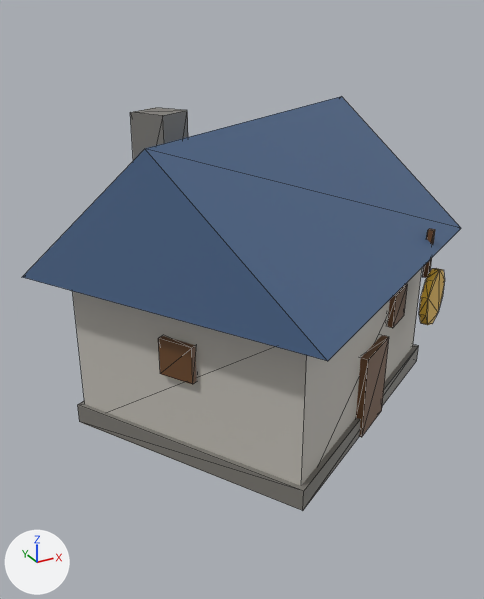
Before and after pictures for a commit that changed the glTF model art/models/building_18.glb.
Both versions are drawn from a 50 mm lens placed at (-0.648, -1.089, 0.768), pointed at (-0.075, -0.048, 0.248). The axes (+X, +Y, +Z) are drawn at lower left. The lights are the same throughout. The first picture is the older version. Mesh edges are drawn as thin lines. Vertices at exactly the same position are counted once.

Objects in the first picture: 'building_18'.
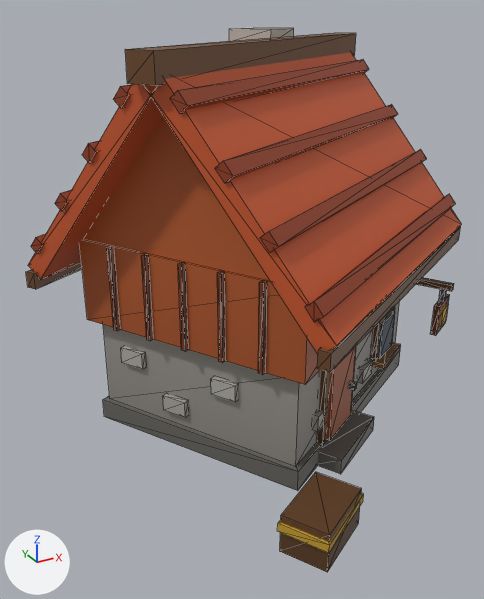
Where the change shows, as pixel boxes (x1, y1, x2, y2) in the pictures (484 x 599 px; the box of a moved part takes in the faces that stretch with it):
'building_18', reshaped (31% taller)
    before: (23, 96, 461, 511)
    after: (26, 27, 461, 572)
part 1 of me_building_18, moved or reshaped
    before: (78, 344, 418, 511)
    after: (103, 301, 400, 467)
part 2 of me_building_18, moved or reshaped (not visible afterwards)
    before: (387, 284, 408, 328)
part 3 of me_building_18, added
    after: (358, 359, 373, 384)
part 4 of me_building_18, moved or reshaped (not visible afterwards)
    before: (422, 229, 435, 278)
part 5 of me_building_18, added (brown)
    after: (258, 280, 266, 375)
part 6 of me_building_18, added (brown)
    after: (217, 271, 225, 363)
part 7 of me_building_18, added (brown)
    after: (178, 262, 188, 351)
part 8 of me_building_18, moved or reshaped
    before: (130, 107, 188, 161)
    after: (141, 254, 153, 341)
part 9 of me_building_18, added (brown)
    after: (107, 247, 120, 331)
part 10 of me_building_18, added
    after: (229, 27, 294, 41)
part 11 of me_building_18, moved or reshaped
    before: (72, 268, 422, 486)
    after: (439, 289, 447, 302)
part 12 of me_building_18, rebuilt
    before: (23, 96, 461, 361)
    after: (28, 84, 163, 279)
part 13 of me_building_18, deleted (brown)
    before: (419, 268, 445, 325)
part 14 of me_building_18, deleted (brown)
    before: (158, 336, 197, 384)
part 15 of me_building_18, reshaped
    before: (356, 335, 389, 437)
    after: (26, 33, 461, 572)

Diff of the bpy script that builds the scene:
```diff
--- a/art/models/building_18.glb.py
+++ b/art/models/building_18.glb.py
@@ me_building_18 @@
-me_building_18.from_pydata(...)  # 82 vertices, 128 faces; spans x -0.453..0.453, y -0.435..0.435, z 0.0..0.6
+me_building_18.from_pydata(...)  # 454 vertices, 680 faces; spans x -0.444..0.444, y -0.499..0.43, z 0.0..0.725
+# me_building_18 part 1: the loose piece of 8 vertices spanning x -0.385..0.385, y -0.367..0.367, z 0.0..0.04 is scaled about its middle by (0.835, 0.838, 4.5), then moved by (0.0, 0.0, 0.11)
+# me_building_18 part 2: the loose piece of 8 vertices spanning x 0.192..0.26, y -0.175..-0.127, z 0.176..0.246 is scaled about its middle by (0.716, 0.725, 0.457), then moved by (-0.018, 0.026, -0.102)
+# me_building_18 part 3: the loose piece of 8 vertices spanning x 0.192..0.26, y -0.175..-0.127, z 0.176..0.246 is copied, and the copy is scaled about its middle by (0.716, 0.725, 0.457), then moved by (-0.076, -0.008, -0.128); it spans x 0.125..0.175, y -0.177..-0.142, z 0.067..0.099
+# me_building_18 part 4: the loose piece of 8 vertices spanning x 0.288..0.304, y -0.161..-0.144, z 0.26..0.36 is scaled about its middle by (0.708, 0.792, 1.6), then moved by (-0.346, -0.146, -0.01)
+# me_building_18 part 5: the loose piece of 8 vertices spanning x 0.288..0.304, y -0.161..-0.144, z 0.26..0.36 is copied, and the copy is scaled about its middle by (0.792, 0.708, 1.6), then moved by (-0.456, -0.117, -0.01); it spans x -0.166..-0.153, y -0.275..-0.263, z 0.22..0.38
+# me_building_18 part 6: the loose piece of 8 vertices spanning x 0.288..0.304, y -0.161..-0.144, z 0.26..0.36 is copied, and the copy is scaled about its middle by (0.792, 0.708, 1.6), then moved by (-0.494, -0.05, -0.01); it spans x -0.204..-0.192, y -0.209..-0.197, z 0.22..0.38
+# me_building_18 part 7: the loose piece of 8 vertices spanning x 0.288..0.304, y -0.161..-0.144, z 0.26..0.36 is copied, and the copy is scaled about its middle by (0.792, 0.708, 1.6), then moved by (-0.532, 0.016, -0.01); it spans x -0.243..-0.23, y -0.142..-0.131, z 0.22..0.38
+# me_building_18 part 8: the loose piece of 8 vertices spanning x -0.246..-0.151, y -0.024..0.072, z 0.4..0.6 is scaled about its middle by (0.136, 0.121, 0.8), then moved by (-0.076, -0.094, -0.2)
+# me_building_18 part 9: the loose piece of 8 vertices spanning x 0.288..0.304, y -0.161..-0.144, z 0.26..0.36 is copied, and the copy is scaled about its middle by (0.792, 0.708, 1.6), then moved by (-0.609, 0.149, -0.01); it spans x -0.319..-0.307, y -0.01..0.002, z 0.22..0.38
+# me_building_18 part 10: the loose piece of 8 vertices spanning x -0.246..-0.151, y -0.024..0.072, z 0.4..0.6 is copied, and the copy is scaled about its middle by (1.36, 1.36, 0.125), then moved by (0.287, 0.143, 0.212); it spans x 0.024..0.153, y 0.102..0.231, z 0.7..0.725
+# me_building_18 part 11: the loose piece of 8 vertices spanning x -0.371..0.371, y -0.353..0.353, z 0.0..0.32 is scaled about its middle by (0.0215, 0.0236, 0.0938), then moved by (0.405, -0.101, 0.02)
+# me_building_18 part 12: the loose piece of 6 vertices spanning x -0.453..0.453, y -0.435..0.435, z 0.32..0.58 is rebuilt with 8 vertices and now spans x -0.438..0.293, y -0.177..0.428, z 0.313..0.689
+# me_building_18 part 13: the loose piece of 20 vertices spanning x 0.251..0.358, y -0.203..-0.133, z 0.16..0.28 is deleted
+# me_building_18 part 14: the loose piece of 8 vertices spanning x -0.279..-0.231, y -0.181..-0.113, z 0.176..0.246 is deleted
+# me_building_18 part 15: 8 vertices removed from x 0.07..0.175, y -0.248..-0.176, z 0.0..0.17; 318 vertices added at x -0.444..0.444, y -0.499..0.43, z 0.0..0.712
+# other edits to the shape of me_building_18 do not show in these pictures
 me_building_18.materials.append(mat_defaultmaterial)
```
